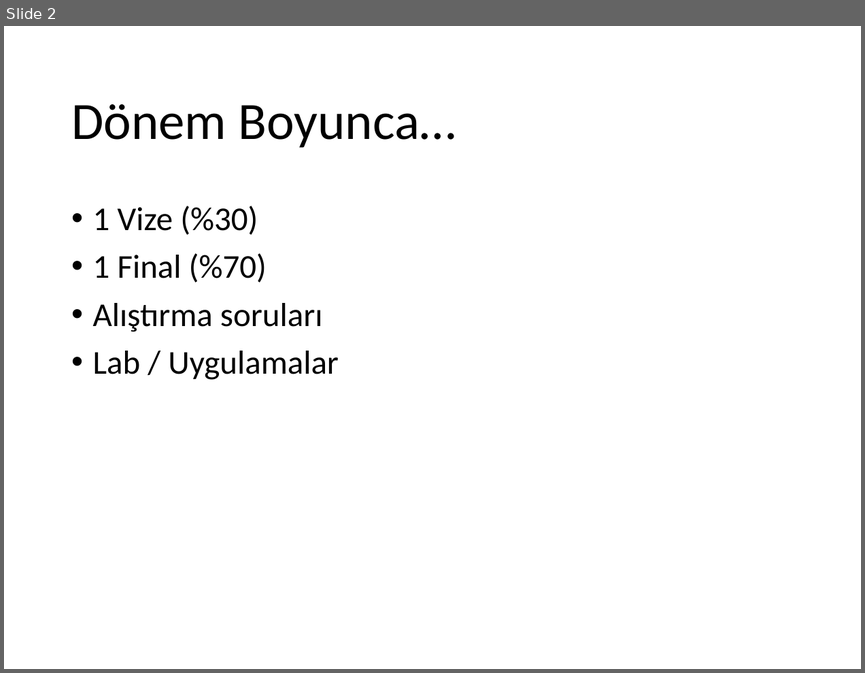
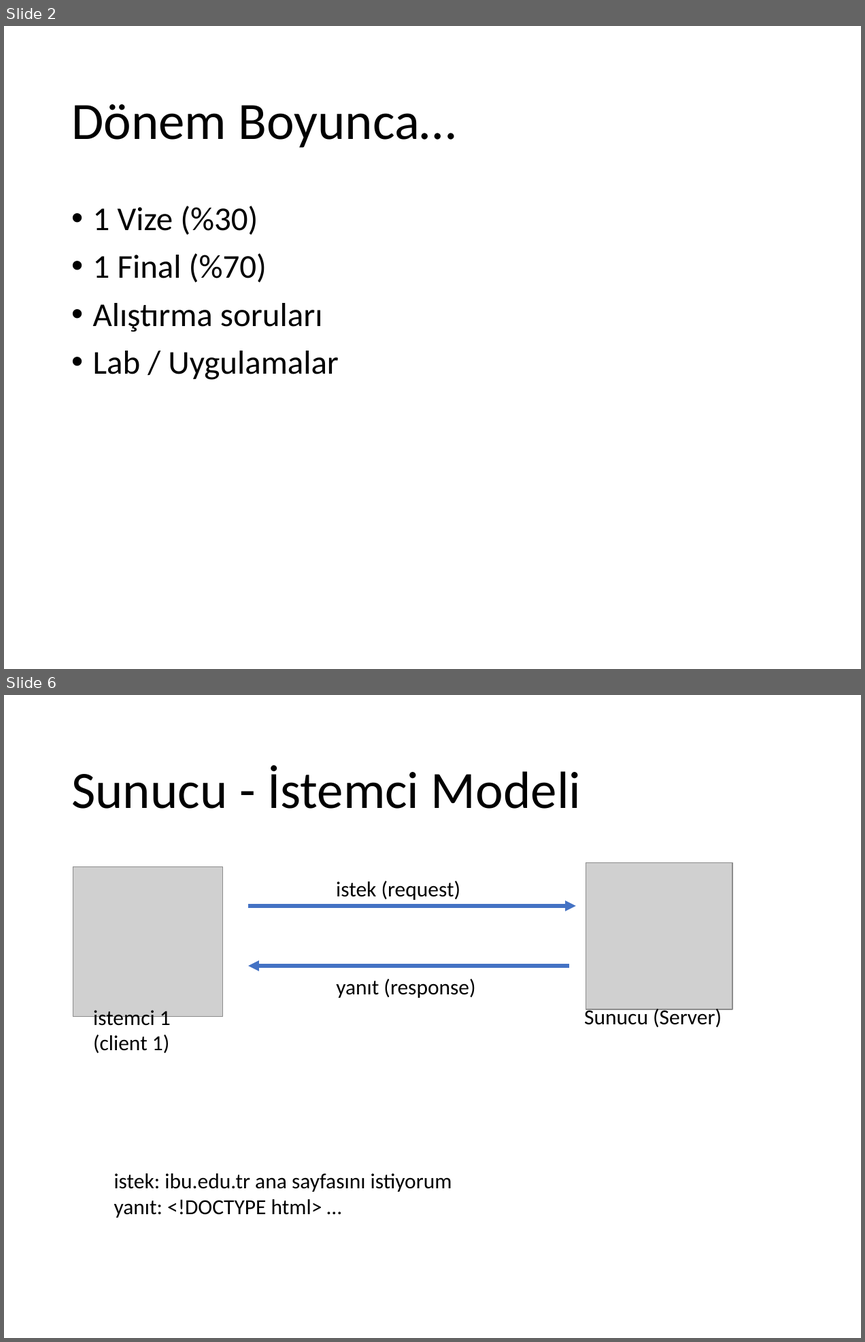
Before and after one commit to ihpar/web, a slide deck: Slides/Ders 0.pptx. Shown one above the other, each under a label of ours: slide 2 before the commit, slides 2 and 6 after it; the slides between them are not shown. The pictures are 865x673 and 865x1342 pixels, drawn with LibreOffice and Linux fonts; fonts in the diff are those of the drawing; grey boxes stand for pictures. Boxes give left, top, right and bottom in pixels: in the first picture for what was removed or moved away, otherwise in the second. Text is boxed around its words. In the diff, an @@ line names an element or a change of style, - is before the commit and + after.

```diff
--- a/Slides/Ders 0.pptx
+++ b/Slides/Ders 0.pptx
@@ slide 6 added at box(4, 695, 861, 1338), background #FFFFFF @@
@@ title added at box(71, 765, 581, 809), 44 pt, text #000000 @@
+Sunucu - İstemci Modeli
@@ picture added at box(73, 866, 222, 1016) @@
@@ picture added at box(586, 862, 732, 1008) @@
@@ text added at box(336, 881, 460, 900), 18 pt, text #000000 @@
+istek (request)
@@ arrow added from (248, 906) to (575, 906), #4472C4 3 pt @@
@@ arrow added from (568, 966) to (248, 966), #4472C4 3 pt @@
@@ text added at box(336, 979, 475, 998), 18 pt, text #000000 @@
+yanıt (response)
@@ text added at box(93, 1010, 171, 1053), 18 pt, text #000000 @@
+istemci 1
+(client 1)
@@ text added at box(584, 1006, 721, 1027), 18 pt, text #000000 @@
+Sunucu (Server)
@@ text added at box(114, 1173, 452, 1217), 18 pt, text #000000 @@
+istek: ibu.edu.tr ana sayfasını istiyorum
+yanıt: <!DOCTYPE html> …
```
Also in this commit, not shown: 2 slides changed, 5 other slides added, 1 slide removed.
